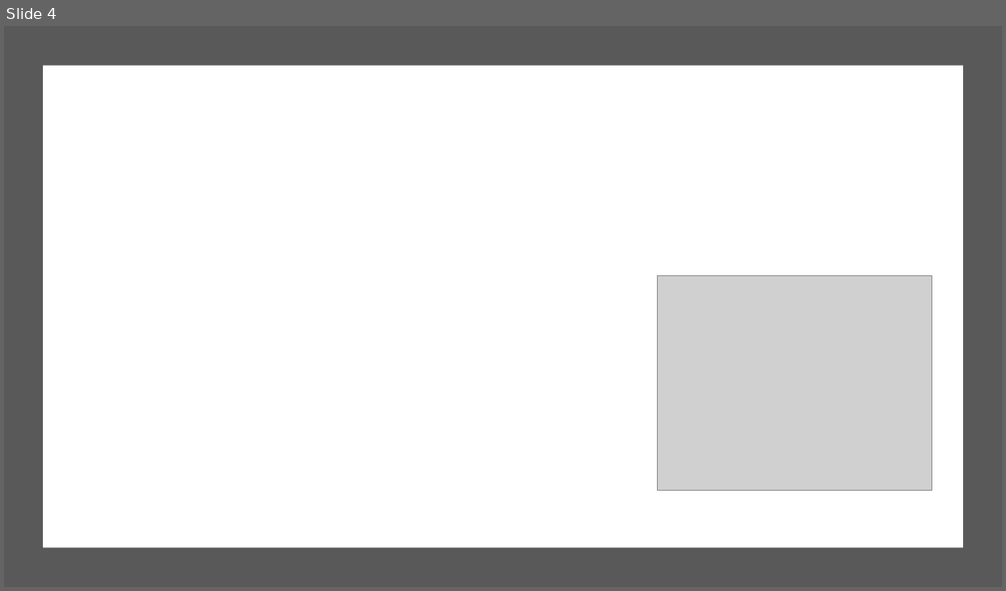
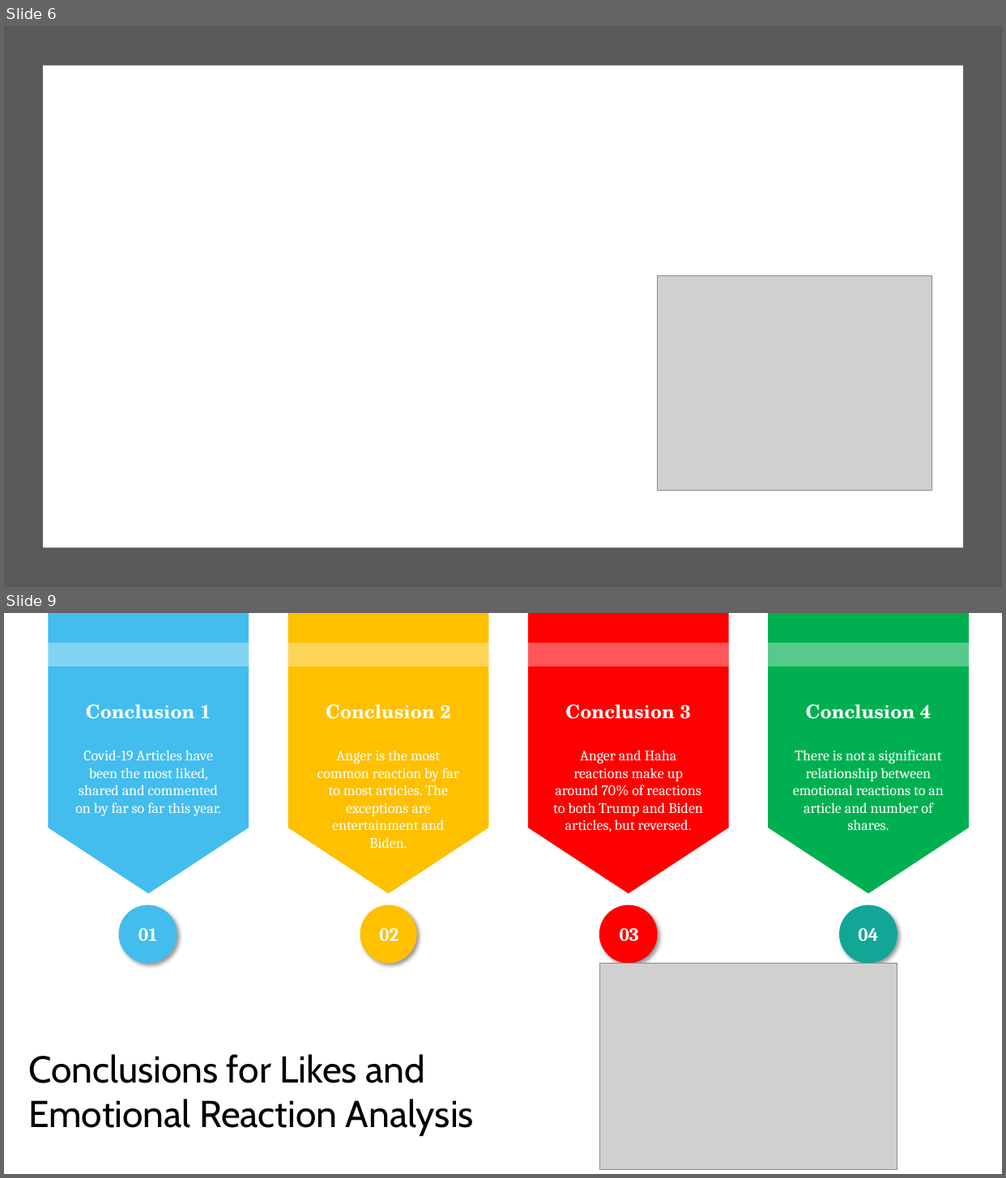
Before and after one commit to jakehtaylor/Classifying-Clickbait-Headlines, a slide deck: Group 9 - Facebook News Article Analysis.pptx. Shown one above the other, each under a label of ours: slide 4 before the commit, slides 6 and 9 after it; the slides between them are not shown. The pictures are 1006x591 and 1006x1178 pixels, drawn with LibreOffice and Linux fonts; fonts in the diff are those of the drawing; grey boxes stand for pictures; background and template pictures are left out. Boxes give left, top, right and bottom in pixels: in the first picture for what was removed or moved away, otherwise in the second. Text is boxed around its words. In the diff, an @@ line names an element or a change of style, - is before the commit and + after.

```diff
--- a/Group 9 - Facebook News Article Analysis.pptx
+++ b/Group 9 - Facebook News Article Analysis.pptx
@@ slide 9 added at box(4, 613, 1002, 1174), background #FFFFFF @@
@@ group added at box(47, 613, 969, 893): 8 texts, 4 pentagon arrows, 4 rectangles @@
+Covid-19 Articles have been the most liked, shared and commented on by far so far this year.
+Conclusion 1
+Anger is the most common reaction by far to most articles. The exceptions are entertainment and Biden.
+Conclusion 2
+Anger and Haha reactions make up around 70% of reactions to both Trump and Biden articles, but reversed.
+Conclusion 3
+There is not a significant relationship between emotional reactions to an article and number of shares.
+Conclusion 4
@@ ellipse added at box(118, 905, 177, 964), fill #42BDEE @@
@@ text added at box(138, 928, 157, 941), 18 pt, text #FFFFFF, bold @@
+01
@@ ellipse added at box(360, 905, 417, 964), fill #FFC000 @@
@@ text added at box(379, 928, 398, 941), 18 pt, text #FFFFFF, bold @@
+02
@@ ellipse added at box(599, 905, 658, 964), fill #FF0000 @@
@@ text added at box(620, 928, 639, 941), 18 pt, text #FFFFFF, bold @@
+03
@@ ellipse added at box(839, 905, 898, 964), fill #12A697 @@
@@ text added at box(858, 928, 878, 941), 18 pt, text #FFFFFF, bold @@
+04
@@ picture added at box(600, 964, 897, 1170) @@
@@ text added at box(28, 1054, 474, 1136), 36 pt, text #000000 @@
+Conclusions for Likes and
+Emotional Reaction Analysis
@@ what was slide 4 is now slide 6 @@
```
Also in this commit, not shown: 4 slides changed, 2 other slides added, 10 other files.
